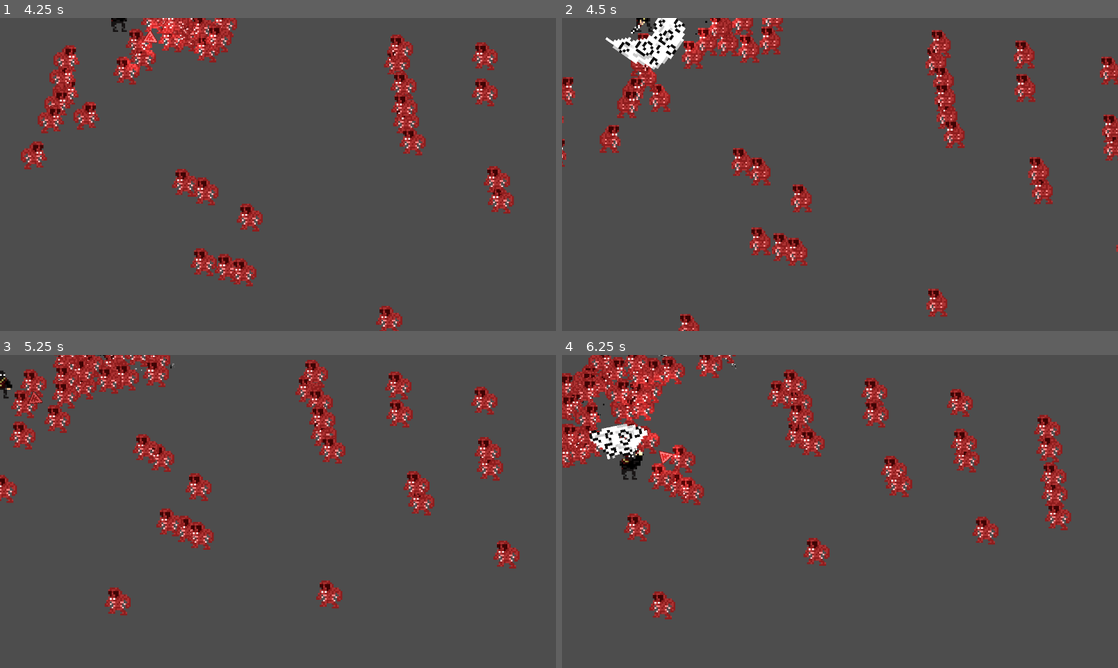
Above: before the commit, frames 1-4 (two rows, left to right).
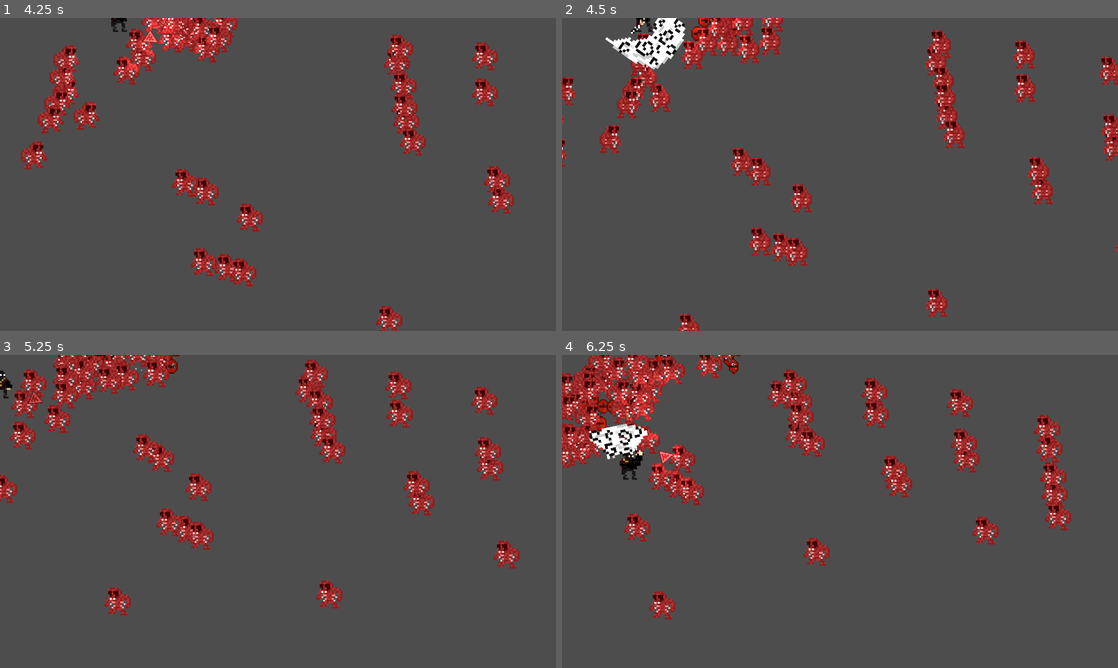
Above: after the commit, the same moments.

Repository: RRealJ/Desordem-Paranormal
Game: Godot game, scene res://Scenes/area_testes.tscn
Two runs of this game, one before a commit and one after it. Both use one fixed random seed, a clock stepped at 60 frames per second and the inputs below.
Inputs (mouse positions are in pixels of both pictures, inside the frame that each line leads up to):
- Up to frame 1 (4.25 s): tap Enter at 0.5 s; move the mouse to (400, 158) at 0.52 s; hold Right (MoveRight) 0.53-1.28 s; move the mouse to (166, 190) at 1.27 s; hold S (MoveDown) 1.28-2.03 s; move the mouse to (333, 105) at 2.02 s; hold Right (MoveRight) 2.03-2.78 s; move the mouse to (250, 237) at 2.77 s; hold W (MoveUp) 2.78-3.53 s; move the mouse to (444, 221) at 3.52 s; hold A (MoveLeft) from 3.53 s (still down)
- Up to frame 2 (4.5 s): keep holding A (MoveLeft); move the mouse to (673, 127) at 4.27 s
- Up to frame 3 (5.25 s): move the mouse to (305, 511) at 5.02 s; release A (MoveLeft) at 5.03 s; hold S (MoveDown) from 5.03 s (still down)
- Up to frame 4 (6.25 s): move the mouse to (756, 433) at 5.77 s; release S (MoveDown) at 5.78 s; hold Right (MoveRight) from 5.78 s (still down)

Frame 1 is identical in both runs. In frame 2, 0.1% of the frame differs, in the area x 23-32%, y 0-8%; in frame 3, 0.1%; in frame 4, 0.3%, in the area x 2-33%, y 0-25%.

Commit message:
added Money sprite and variations
added Money mechanic
addded variation of money depending on element of enemy.

Diff:
--- a/desordem-paranormal/Drops/Exp/drop_exp.gd
+++ b/desordem-paranormal/Drops/Exp/drop_exp.gd
@@ -1,5 +1,5 @@
 extends Area2D
 
 
-@export var exp_value: int = 5
-@export var nex_value: float = 0.2
+@export var exp_value: int = 0
+@export var nex_value: float = 0.0
--- a/desordem-paranormal/Drops/Exp/drop_exp.tscn
+++ b/desordem-paranormal/Drops/Exp/drop_exp.tscn
@@ -24,7 +24,7 @@
 scale_min = 0.5
 color_ramp = SubResource("GradientTexture1D_vbjrg")
 
-[node name="drop_exp" type="Area2D"]
+[node name="drop_exp" type="Area2D" groups=["Exp"]]
 z_index = -1
 collision_layer = 256
 collision_mask = 0
--- /dev/null
+++ b/desordem-paranormal/Drops/Money/drop_money.gd
@@ -0,0 +1,9 @@
+extends Area2D
+
+@onready var sprite: Sprite2D = $Sprite2D
+@onready var change_color_to: Color
+@export var money_value: int = 0
+
+
+func _ready() -> void:
+	sprite.set_modulate(change_color_to)
--- /dev/null
+++ b/desordem-paranormal/Drops/Money/drop_money.tscn
@@ -0,0 +1,70 @@
+[gd_scene load_steps=9 format=3 uid="uid://dircg40jl32f2"]
+
+[ext_resource type="Texture2D" uid="uid://b3x3pphytkxbf" path="res://Assets/Sprites/Drops/Money.png" id="1_5bd6a"]
+[ext_resource type="Script" uid="uid://ks748pxw0i00" path="res://Drops/Money/drop_money.gd" id="1_8o6rw"]
+[ext_resource type="Texture2D" uid="uid://e0xpa2k4um20" path="res://Assets/Sprites/Drops/Money_n.png" id="3_icn8y"]
+
+[sub_resource type="CircleShape2D" id="CircleShape2D_sog3h"]
+radius = 7.0
+
+[sub_resource type="CanvasTexture" id="CanvasTexture_s5ttf"]
+diffuse_texture = ExtResource("1_5bd6a")
+normal_texture = ExtResource("3_icn8y")
+
+[sub_resource type="Animation" id="Animation_0bd2i"]
+resource_name = "Giro"
+length = 0.8
+loop_mode = 1
+tracks/0/type = "value"
+tracks/0/imported = false
+tracks/0/enabled = true
+tracks/0/path = NodePath("Sprite2D:frame")
+tracks/0/interp = 1
+tracks/0/loop_wrap = true
+tracks/0/keys = {
+"times": PackedFloat32Array(0, 0.2, 0.4, 0.6, 0.8),
+"transitions": PackedFloat32Array(1, 1, 1, 1, 1),
+"update": 1,
+"values": [0, 1, 2, 3, 4]
+}
+
+[sub_resource type="Animation" id="Animation_7xve0"]
+length = 0.001
+tracks/0/type = "value"
+tracks/0/imported = false
+tracks/0/enabled = true
+tracks/0/path = NodePath("Sprite2D:frame")
+tracks/0/interp = 1
+tracks/0/loop_wrap = true
+tracks/0/keys = {
+"times": PackedFloat32Array(0),
+"transitions": PackedFloat32Array(1),
+"update": 1,
+"values": [0]
+}
+
+[sub_resource type="AnimationLibrary" id="AnimationLibrary_47rd6"]
+_data = {
+&"Giro": SubResource("Animation_0bd2i"),
+&"RESET": SubResource("Animation_7xve0")
+}
+
+[node name="drop_money" type="Area2D" groups=["Money"]]
+z_index = -3
+scale = Vector2(0.7, 0.7)
+collision_layer = 256
+collision_mask = 0
+script = ExtResource("1_8o6rw")
+
+[node name="collect_area" type="CollisionShape2D" parent="."]
+shape = SubResource("CircleShape2D_sog3h")
+
+[node name="Sprite2D" type="Sprite2D" parent="."]
+texture = SubResource("CanvasTexture_s5ttf")
+hframes = 5
+
+[node name="anim" type="AnimationPlayer" parent="."]
+libraries = {
+&"": SubResource("AnimationLibrary_47rd6")
+}
+autoplay = "Giro"
--- a/desordem-paranormal/Drops/player_collect_area.gd
+++ b/desordem-paranormal/Drops/player_collect_area.gd
@@ -10,6 +10,10 @@
 
 
 func _on_absorv_delete_area_entered(area: Area2D) -> void:
-	player.exp += area.exp_value
-	player.nex = area.nex_value
+	if area.is_in_group("Money"):
+		player.money += area.money_value
+
+	elif area.is_in_group("Exp"):
+		player.exp += area.exp_value
+		player.nex = area.nex_value
 	area.queue_free()
--- a/desordem-paranormal/Enemy/enemy.gd
+++ b/desordem-paranormal/Enemy/enemy.gd
@@ -7,10 +7,12 @@
 @export var damage: int = 10
 @export var exp: int = 5
 @export var nex: float = 0.1
+@export var money: int = 5
 @export var enemy_type: damage_types = damage_types.BLOOD
 
 @onready var soft_collision: Area2D = $soft_collision
 @onready var exp_scene: PackedScene = preload("res://Drops/Exp/drop_exp.tscn")
+@onready var money_scene: PackedScene = preload("res://Drops/Money/drop_money.tscn")
 
 enum damage_types {
 	BLOOD,
@@ -46,6 +48,8 @@
 	player_damage = matchDamage(player_damage, damage_type)
 	health -= int(player_damage)
 	if health <= 0:
+		if enemy_type != damage_types.PHYSICAL:
+			drop_money()
 		drop_exp()
 		queue_free()
 
@@ -55,6 +59,27 @@
 	new_exp.nex_value = nex
 	new_exp.global_position = global_position
 	$"..".add_child(new_exp)
+
+
+func drop_money():
+	var new_money = money_scene.instantiate()
+	var new_color: Color
+	new_money.money_value = money
+
+	match enemy_type:
+		damage_types.BLOOD: #USING SAME ENUM
+			new_color = Color(0.66, 0.08, 0.0, 1)
+		damage_types.DEATH:
+			new_color = Color(0.59, 0.6, 0.59, 1)
+		damage_types.ENERGY:
+			new_color = Color(0.67, 0.29, 1, 1)
+		damage_types.KNOWLEDGE:
+			new_color = Color(0.93, 0.71, 0.0, 1)
+
+	new_money.change_color_to = new_color
+	new_money.global_position = global_position
+	$"..".add_child(new_money)
+
 
 func matchDamage(player_damage, damage_element):
 	match damage_element:
--- a/desordem-paranormal/Player/character.gd
+++ b/desordem-paranormal/Player/character.gd
@@ -14,6 +14,7 @@
 var crit_modify: float
 var exp: int = 0
 var nex: float = 0.0
+var money: int = 0
 
 func _ready() -> void:
 	$Pointer.change_pointer(character_data.element_of_character)
--- a/desordem-paranormal/project.godot
+++ b/desordem-paranormal/project.godot
@@ -31,6 +31,8 @@
 
 Player=""
 Enemy=""
+Exp=""
+Money=""
 
 [input]
 
Binary file added: desordem-paranormal/Assets/Sprites/Drops/Money.aseprite
Binary file added: desordem-paranormal/Assets/Sprites/Drops/Money.png
Not shown, added: desordem-paranormal/Assets/Sprites/Drops/Money.png.import
Binary file added: desordem-paranormal/Assets/Sprites/Drops/Money_n.png
Not shown, added: desordem-paranormal/Assets/Sprites/Drops/Money_n.png.import
Not shown, added: desordem-paranormal/Drops/Money/drop_money.gd.uid
